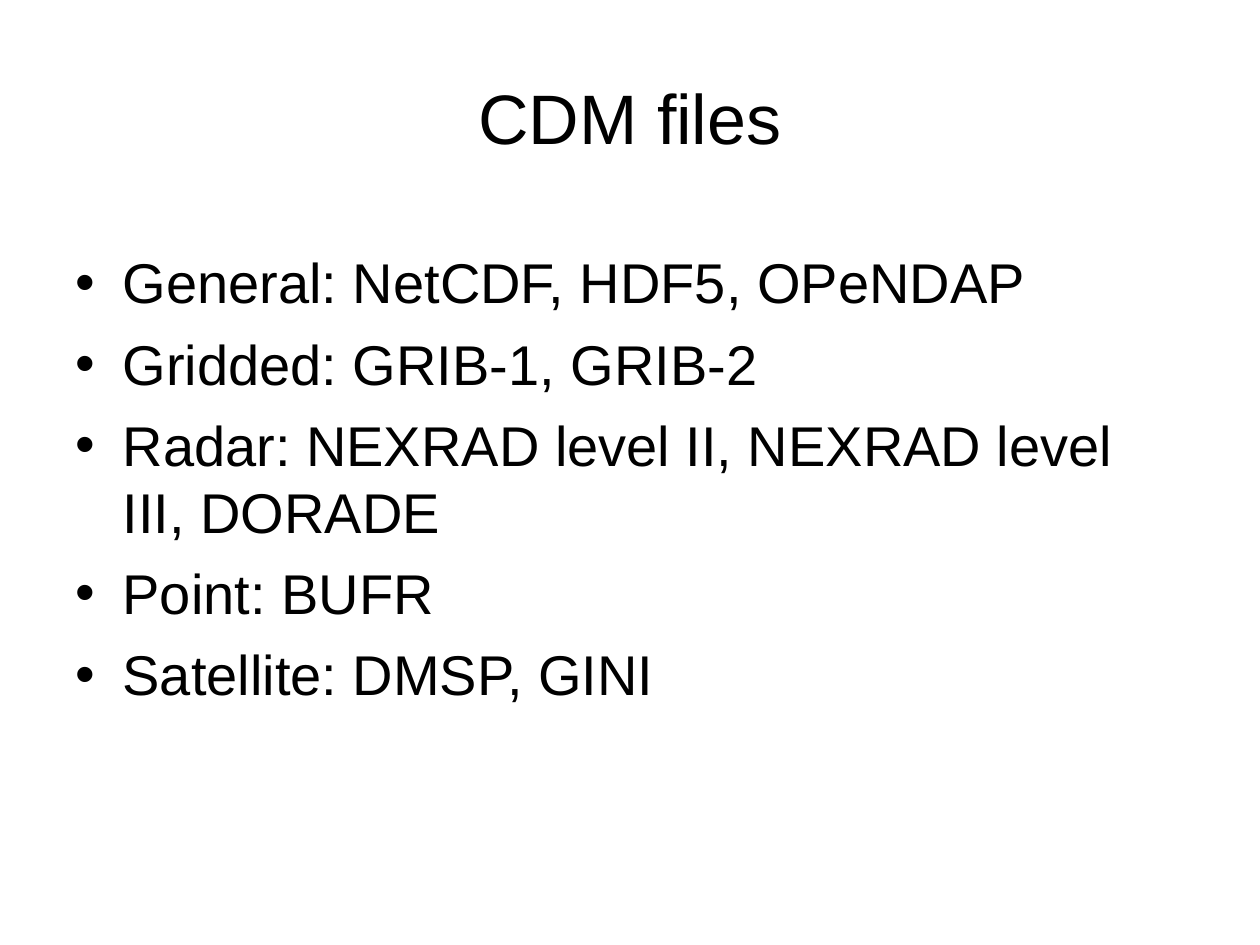
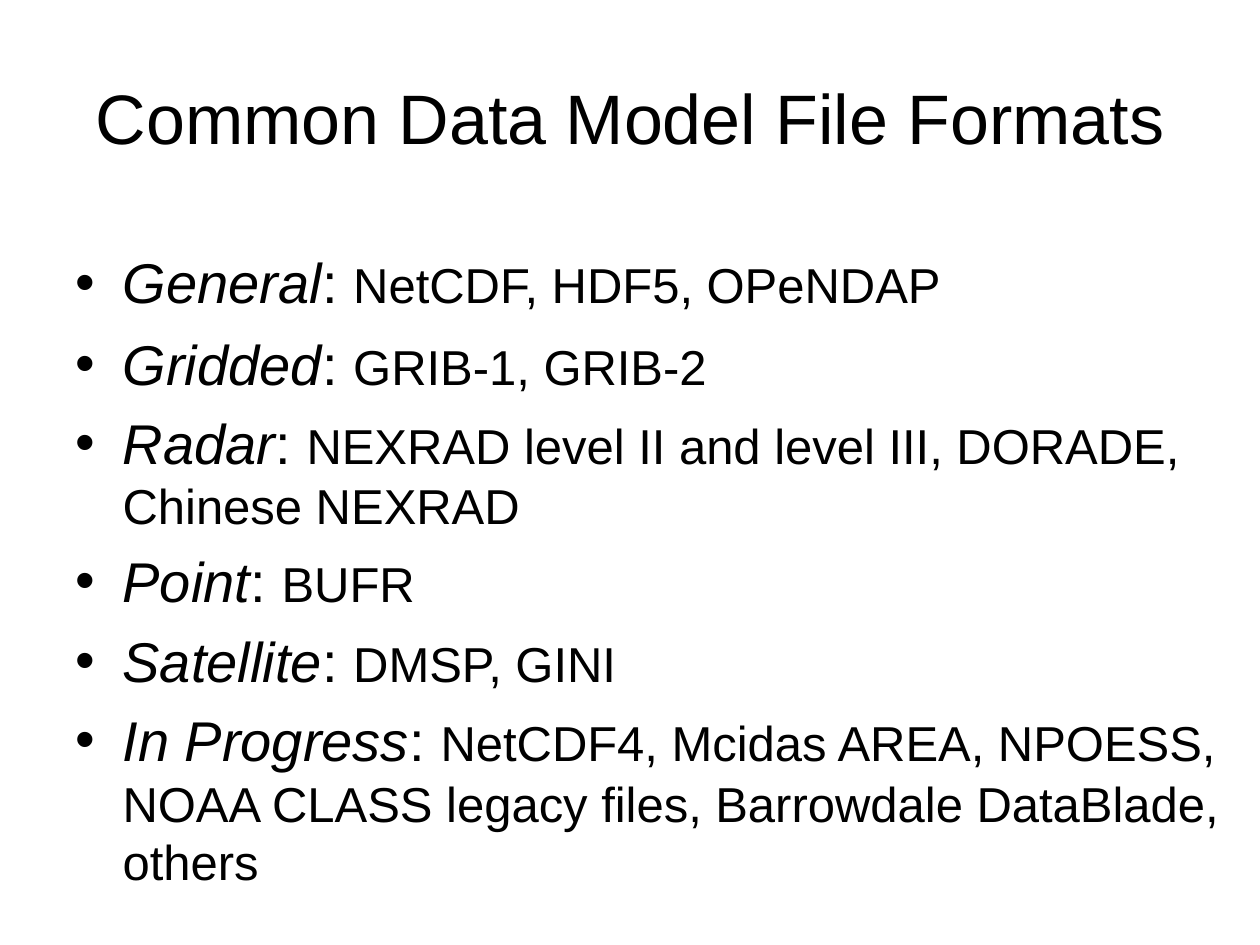
Before and after one commit to ooici-eoi/THREDDS, a slide deck: slide 5 of docs/web/thredds/tech/tutorial/TDSOverview.ppt (slide 4 before the commit). Drawn at 1260x945 pixels with LibreOffice and Linux fonts; fonts in the diff are those of the drawing; background and template pictures are left out. Boxes give left, top, right and bottom in pixels: in the first picture for what was removed or moved away, otherwise in the second. Text is boxed around its words. In the diff, an @@ line names an element or a change of style, - is before the commit and + after.

```diff
--- a/docs/web/thredds/tech/tutorial/TDSOverview.ppt
+++ b/docs/web/thredds/tech/tutorial/TDSOverview.ppt
@@ title at (96,93,1164,145): text changed @@
-CDM files
+Common Data Model File Formats
@@ text at (123,262,941,689): size 32 to 28 pt in "NetCDF, HDF5, OPeNDAP", "GRIB-1, GRIB-2", "BUFR", "DMSP, GINI"; italic on in "General:", "Gridded:", "Point:", "Satellite:"; less space between paragraphs @@
@@ text at (123,423,1179,525): text changed; size 32 to 28 pt @@
-• Radar: NEXRAD level II, NEXRAD level III, DORADE
+• Radar: NEXRAD level II and level III, DORADE, Chinese NEXRAD
@@ text at (123,722,1219,881): paragraph added @@
+• In Progress: NetCDF4, Mcidas AREA, NPOESS, NOAA CLASS legacy files, Barrowdale DataBlade, others
```
Also in this commit, not shown: 9 other slides changed, 4 slides added, 1 slide removed, 16 other files.
